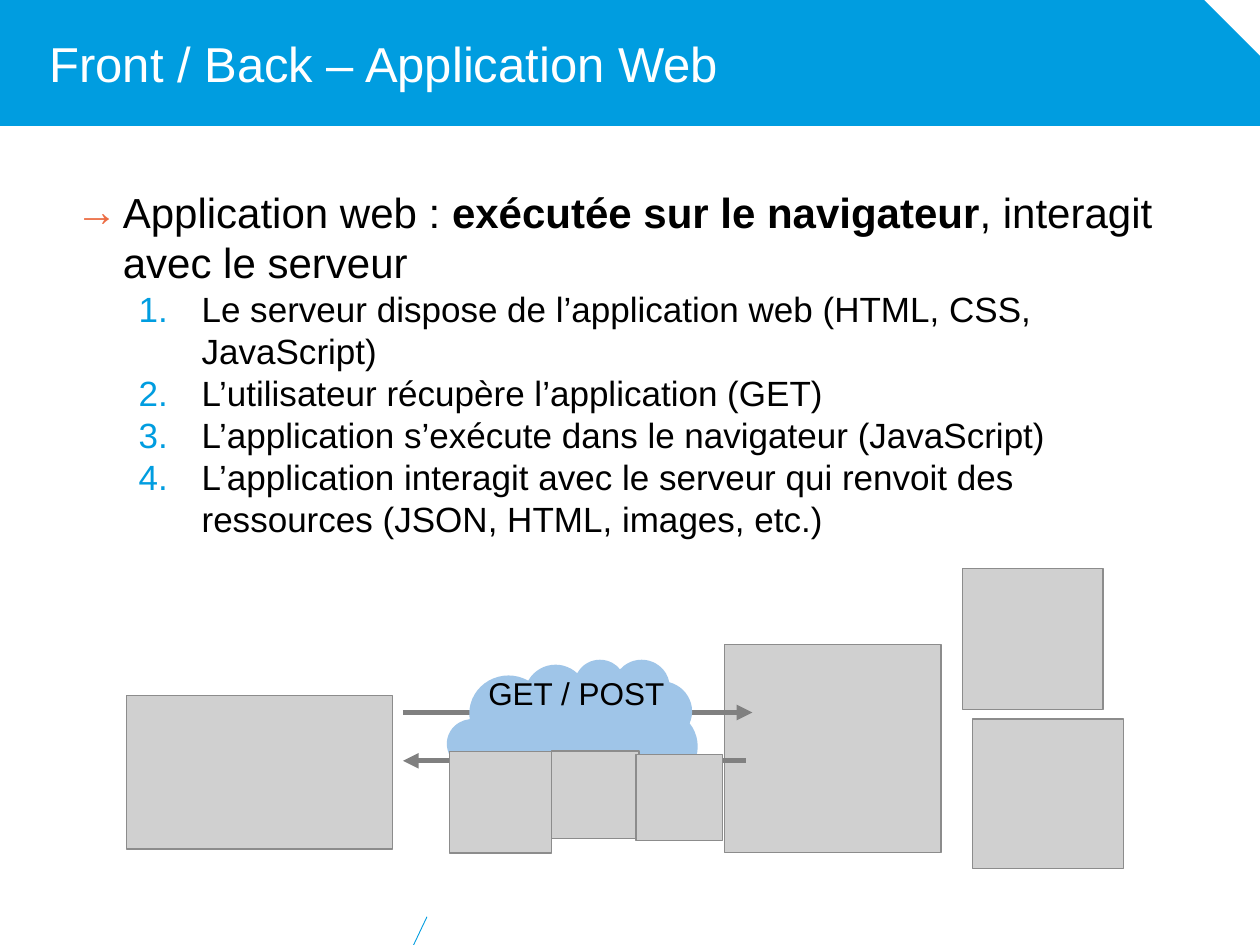
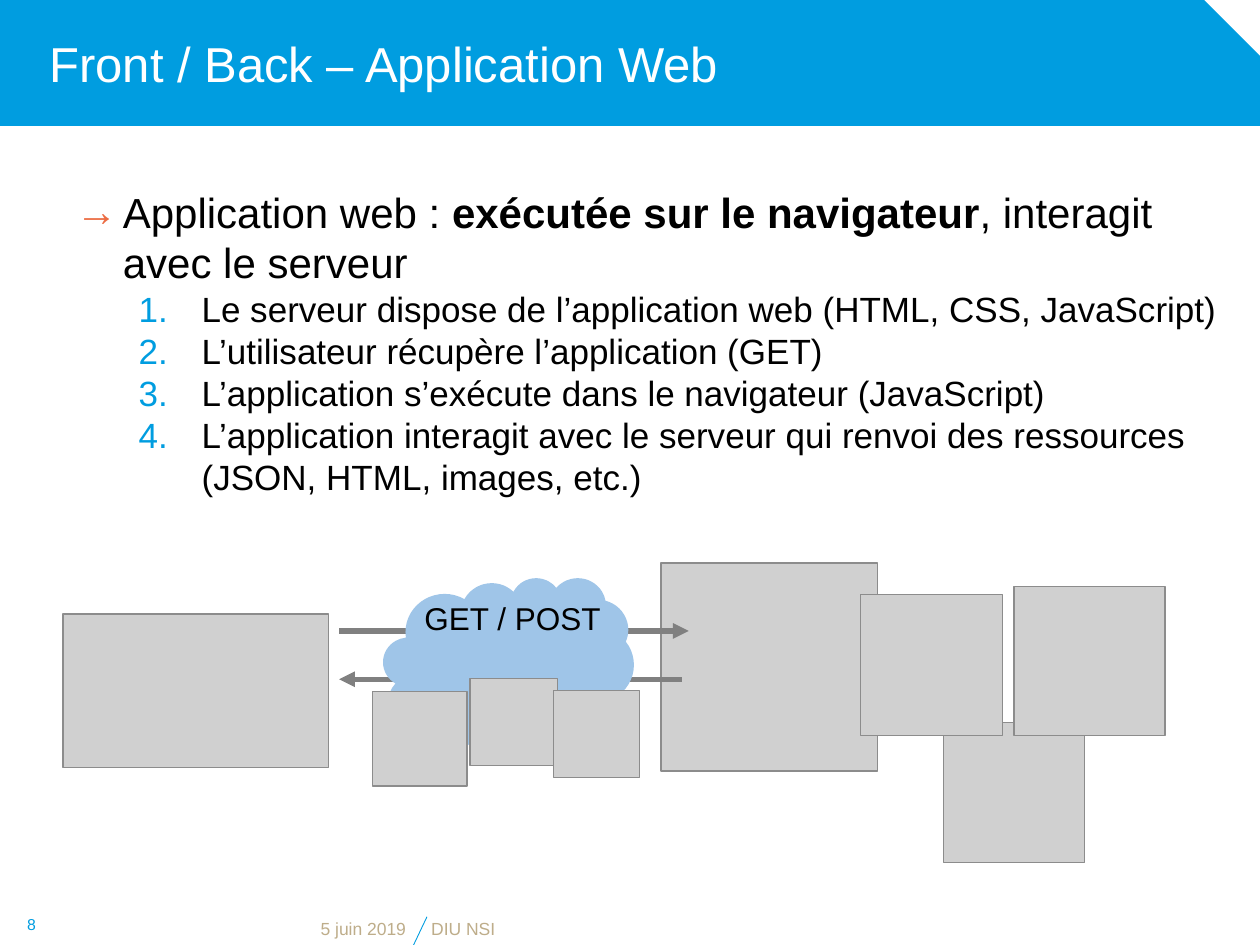
Before and after one commit to diu-uf-bordeaux/bloc1, a slide deck: slide 8 of web/5-Developpement/developpement.pptx. Drawn at 1260x945 pixels with LibreOffice and Linux fonts; fonts in the diff are those of the drawing; grey boxes stand for pictures; background and template pictures are left out. Boxes give left, top, right and bottom in pixels: in the first picture for what was removed or moved away, otherwise in the second. Text is boxed around its words. In the diff, an @@ line names an element or a change of style, - is before the commit and + after.

```diff
--- a/web/5-Developpement/developpement.pptx
+++ b/web/5-Developpement/developpement.pptx
@@ text at <box>202,422,1184,497</box>: text changed @@
-  4. L’application interagit avec le serveur qui renvoit des ressources (JSON, HTML, images, etc.)
+  4. L’application interagit avec le serveur qui renvoi des ressources (JSON, HTML, images, etc.)
@@ picture: place and size @@
-picture at <box>724,645,941,853</box>
+picture at <box>662,563,878,771</box>
@@ cloud: place and size @@
-cloud at <box>447,659,698,838</box>
+cloud at <box>383,577,634,756</box>
@@ text "GET / POST": place and size @@
-text "GET / POST" at <box>488,680,665,706</box>
+text "GET / POST" at <box>424,608,601,631</box>
@@ picture added at <box>861,595,1002,736</box> @@
@@ picture: place and size @@
-picture at <box>973,719,1124,868</box>
+picture at <box>1014,587,1166,736</box>
@@ picture: place and size @@
-picture at <box>127,696,393,849</box>
+picture at <box>63,614,329,767</box>
@@ arrow moved from (746, 761) - (403, 761) to (339, 631) - (689, 631) @@
@@ arrow moved from (403, 713) - (752, 713) to (682, 679) - (339, 679) @@
@@ picture: place and size @@
-picture at <box>552,751,639,838</box>
+picture at <box>470,678,557,765</box>
@@ picture: place and size @@
-picture at <box>450,751,552,853</box>
+picture at <box>373,692,467,786</box>
@@ picture: place and size @@
-picture at <box>636,755,723,842</box>
+picture at <box>553,690,640,777</box>
@@ picture: place and size @@
-picture at <box>963,568,1104,709</box>
+picture at <box>944,722,1085,863</box>
@@ page number added at <box>27,919,36,930</box>, 9 pt, text #009DE0 @@
+8
@@ text added at <box>321,922,406,939</box>, 10 pt, text #BEAD8A @@
+5 juin 2019
@@ text added at <box>431,923,495,935</box>, 10 pt, text #BEAD8A @@
+DIU NSI
```
Also in this commit, not shown: 6 other slides changed.
